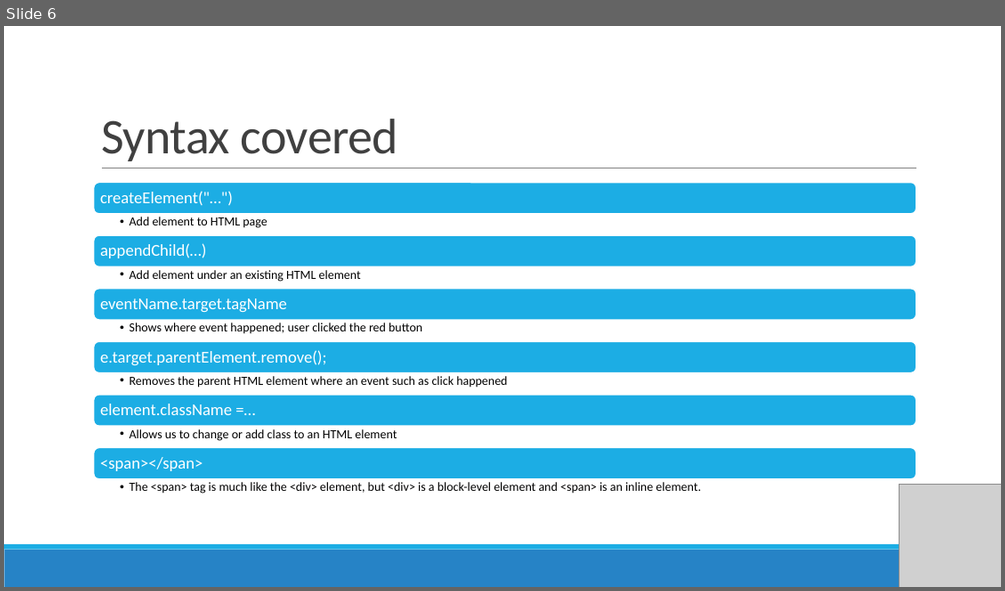
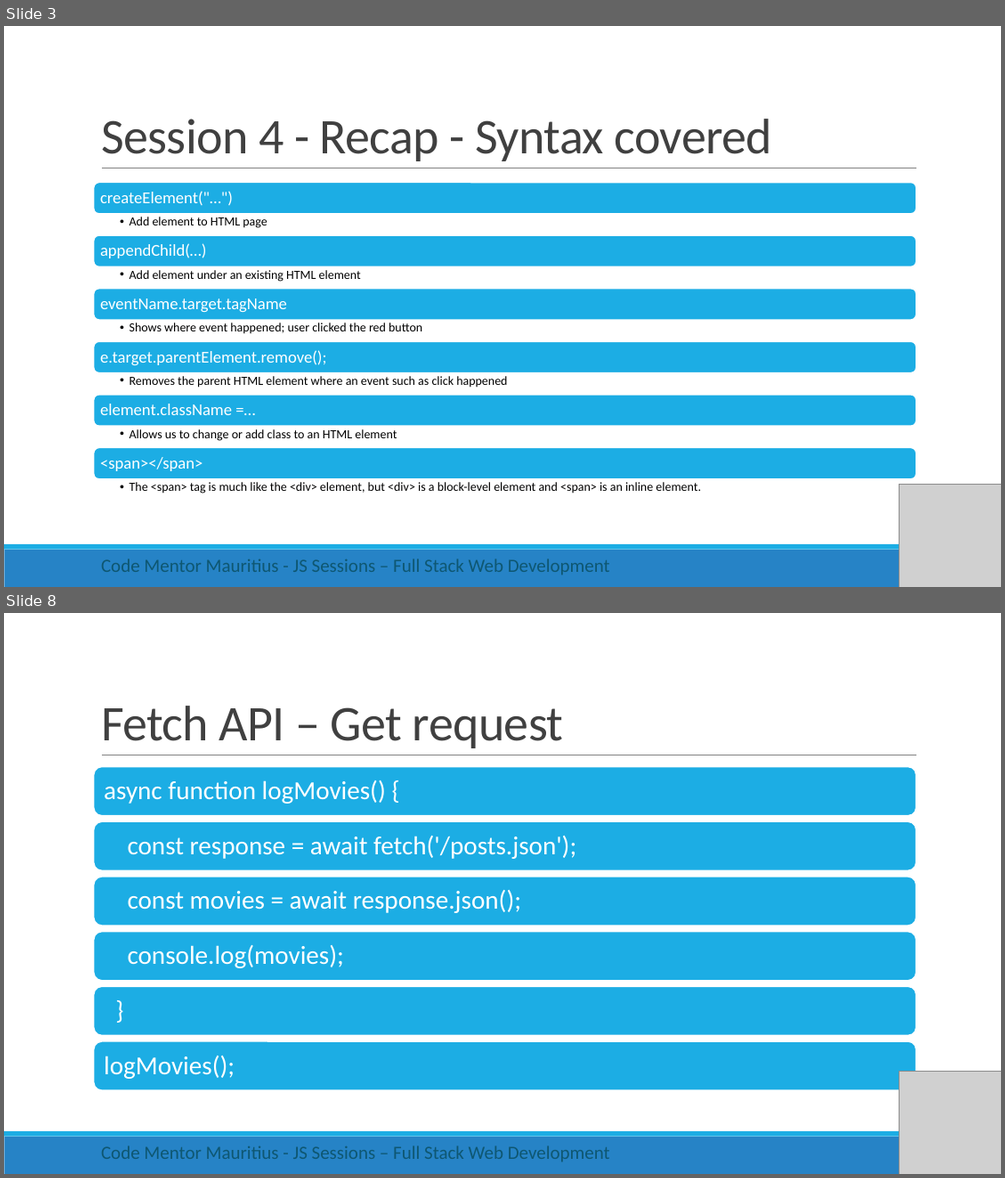
Before and after one commit to rishigujadhur1/Slides, a slide deck: ModernJS/JS Session 5.pptx. Shown one above the other, each under a label of ours: slide 6 before the commit, slides 3 and 8 after it; the slides between them are not shown. The pictures are 1005x591 and 1005x1178 pixels, drawn with LibreOffice and Linux fonts; fonts in the diff are those of the drawing; grey boxes stand for pictures. Boxes give left, top, right and bottom in pixels: in the first picture for what was removed or moved away, otherwise in the second. Text is boxed around its words. In the diff, an @@ line names an element or a change of style, - is before the commit and + after.

Commit message:
Fetch API slides

```diff
--- a/ModernJS/JS Session 5.pptx
+++ b/ModernJS/JS Session 5.pptx
@@ slide 8 added at box(4, 613, 1001, 1174), background #FFFFFF; not listed: 3 template elements that a slide beside it also shows @@
@@ title added at box(101, 706, 564, 748), 48 pt, text #404040 @@
+Fetch API – Get request
@@ group added at box(94, 766, 916, 1091): 6 rounded rectangles, 6 texts @@
+async function logMovies() {
+const response = await fetch('/posts.json');
+const movies = await response.json();
+console.log(movies);
+}
+logMovies();
@@ picture added at box(899, 1070, 1001, 1174) @@
@@ text added at box(101, 1145, 610, 1161), 18 pt, text #0E5772 @@
+Code Mentor Mauritius - JS Sessions – Full Stack Web Development
@@ what was slide 6 is now slide 3 @@
@@ slide 3 changed as well @@
@@ title at box(101, 119, 773, 161): text changed @@
-Syntax covered
+Session 4 - Recap - Syntax covered
@@ text added at box(101, 558, 610, 574), 18 pt, text #0E5772 @@
+Code Mentor Mauritius - JS Sessions – Full Stack Web Development
```
Also in this commit, not shown: 5 other slides changed, 3 other slides added, 1 slide removed.
